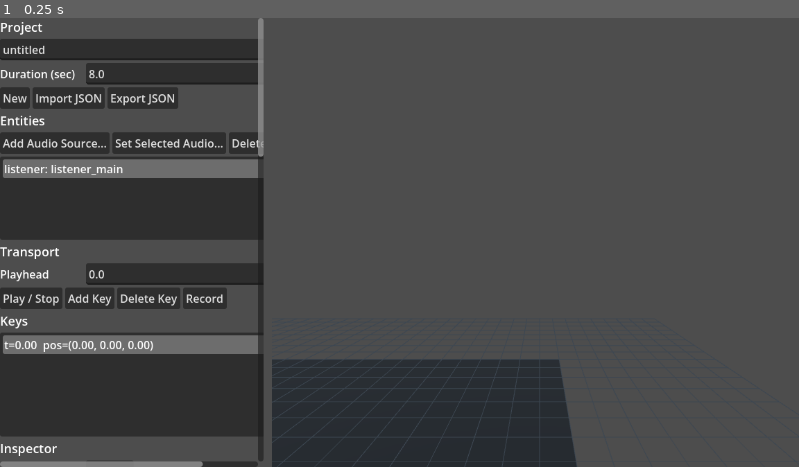
Above: before the commit, frame 1.
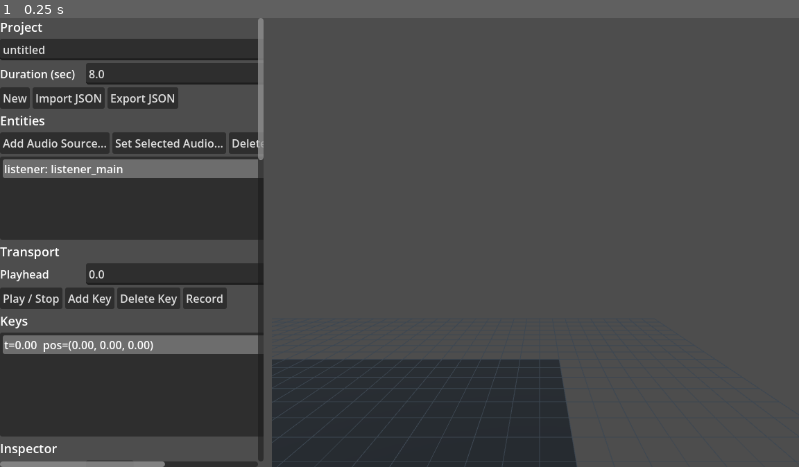
Above: after the commit, the same moment.

Repository: sw93song/spatial-composer
Game: Godot game, scene res://scenes/Main.tscn
The game is run twice, just before and just after one commit, with the same random seed, the same clock (stepped at 60 frames per second) and the same inputs.
Inputs:
- Up to frame 1 (0.25 s): no input

The runs differ from the first frame. In frame 1, less than 0.1% of the frame differs, in the area x 20-34%, y 30-100%.

Commit message:
Add stop button for app preview

Diff:
--- a/apps/gesture_tool_godot/scripts/Main.gd
+++ b/apps/gesture_tool_godot/scripts/Main.gd
@@ -210,6 +210,10 @@
 	test_audio_button.text = "Play Selected Audio Now"
 	test_audio_button.pressed.connect(_on_play_selected_audio_now_pressed)
 	audio_buttons.add_child(test_audio_button)
+	var stop_audio_button := Button.new()
+	stop_audio_button.text = "Stop Preview"
+	stop_audio_button.pressed.connect(_on_stop_preview_pressed)
+	audio_buttons.add_child(stop_audio_button)
 	sidebar_body.add_child(audio_buttons)
 	_gain_spin = _make_spin_box(-60.0, 24.0, 0.1)
 	_gain_spin.value_changed.connect(_on_gain_changed)
@@ -947,6 +951,14 @@
 	_set_status_message("Manual preview triggered at full volume.")
 
 
+func _on_stop_preview_pressed():
+	if _local_preview_player == null:
+		return
+	_local_preview_player.stop()
+	_last_live_sync_message = "Preview stopped"
+	_set_status_message("Preview stopped.")
+
+
 func _configure_live_sync():
 	_live_sync_client.configure(_live_sync_host_edit.text, int(_live_sync_port_spin.value))
 
